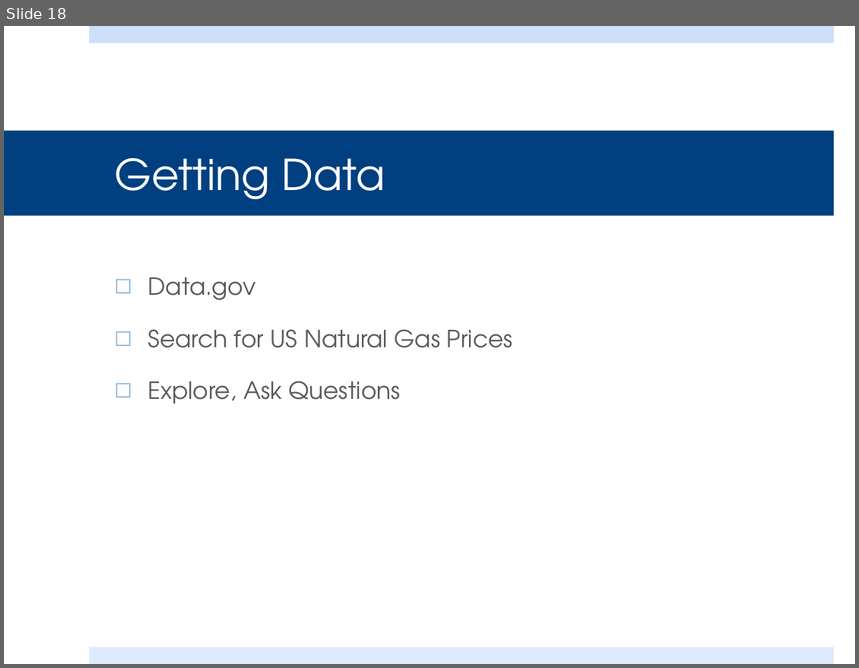
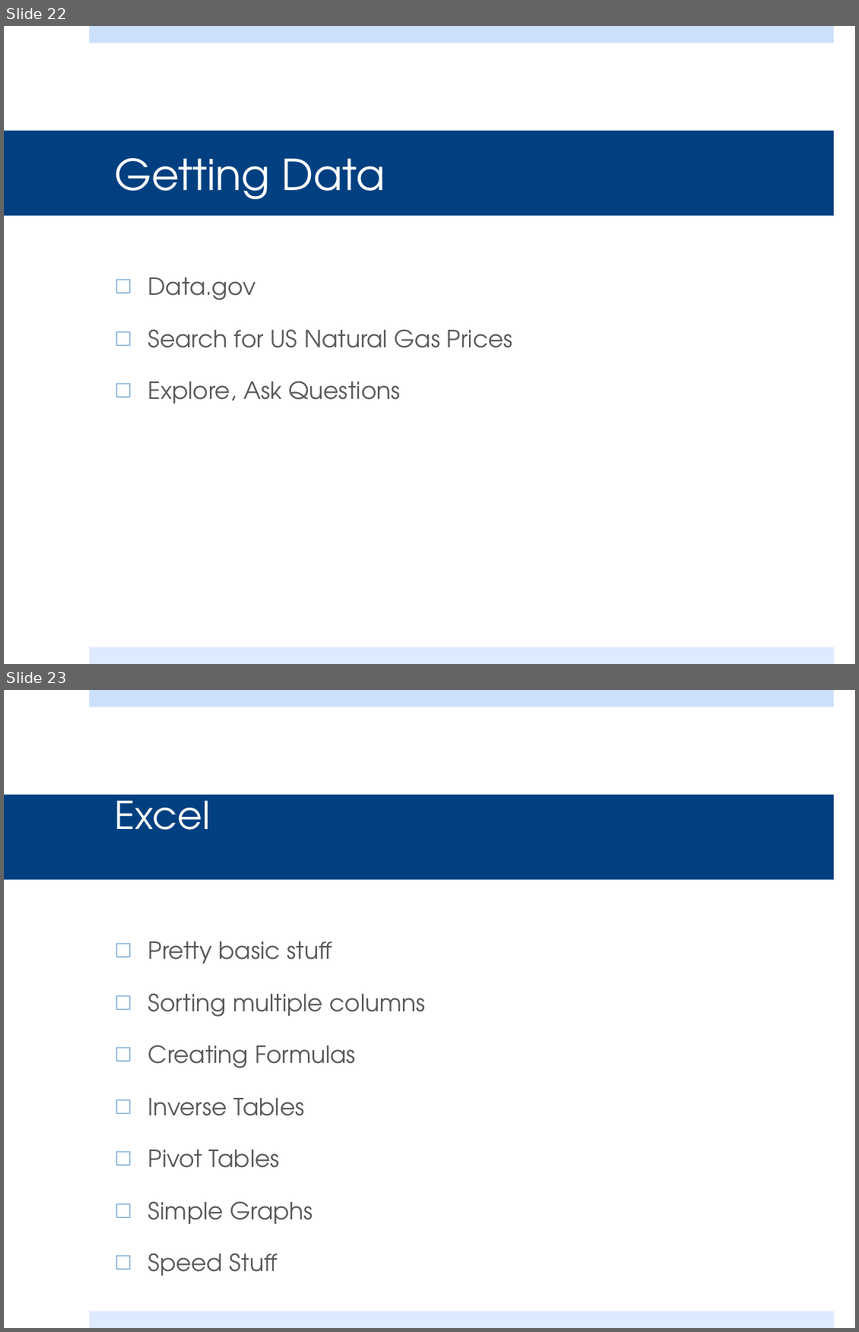
Before and after one commit to steven-king/j586, a slide deck: _classes/17_data/Class17_data.pptx. Shown one above the other, each under a label of ours: slide 18 before the commit, slides 22 and 23 after it. The pictures are 859x668 and 859x1332 pixels, drawn with LibreOffice and Linux fonts; fonts in the diff are those of the drawing. Boxes give left, top, right and bottom in pixels: in the first picture for what was removed or moved away, otherwise in the second. Text is boxed around its words. In the diff, an @@ line names an element or a change of style, - is before the commit and + after.

```diff
--- a/_classes/17_data/Class17_data.pptx
+++ b/_classes/17_data/Class17_data.pptx
@@ slide 23 added at <box>4,690,855,1328</box>, background #FFFFFF; not listed: 2 template elements that a slide beside it also shows @@
@@ title added at <box>4,795,834,880</box>, fill #004080, 32.4 pt, text #FFFFFF @@
+Excel
@@ text added at <box>148,942,426,1276</box>, 20 pt, text #595959 @@
+□ Pretty basic stuff
+□ Sorting multiple columns
+□ Creating Formulas
+□ Inverse Tables
+□ Pivot Tables
+□ Simple Graphs
+□ Speed Stuff
@@ what was slide 18 is now slide 22 @@
```
Also in this commit, not shown: 3 slides changed, 5 other slides added, 1 slide removed.
